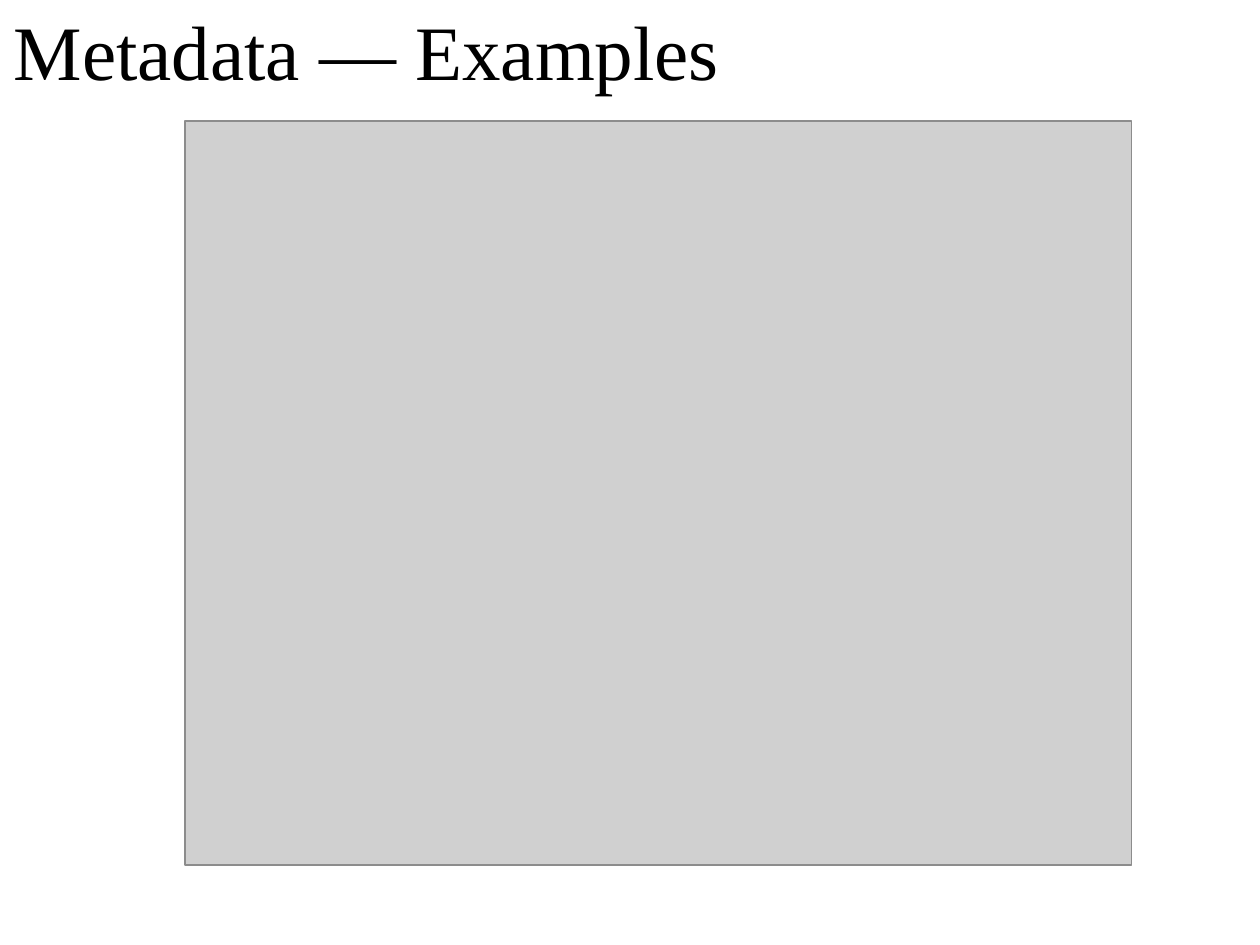
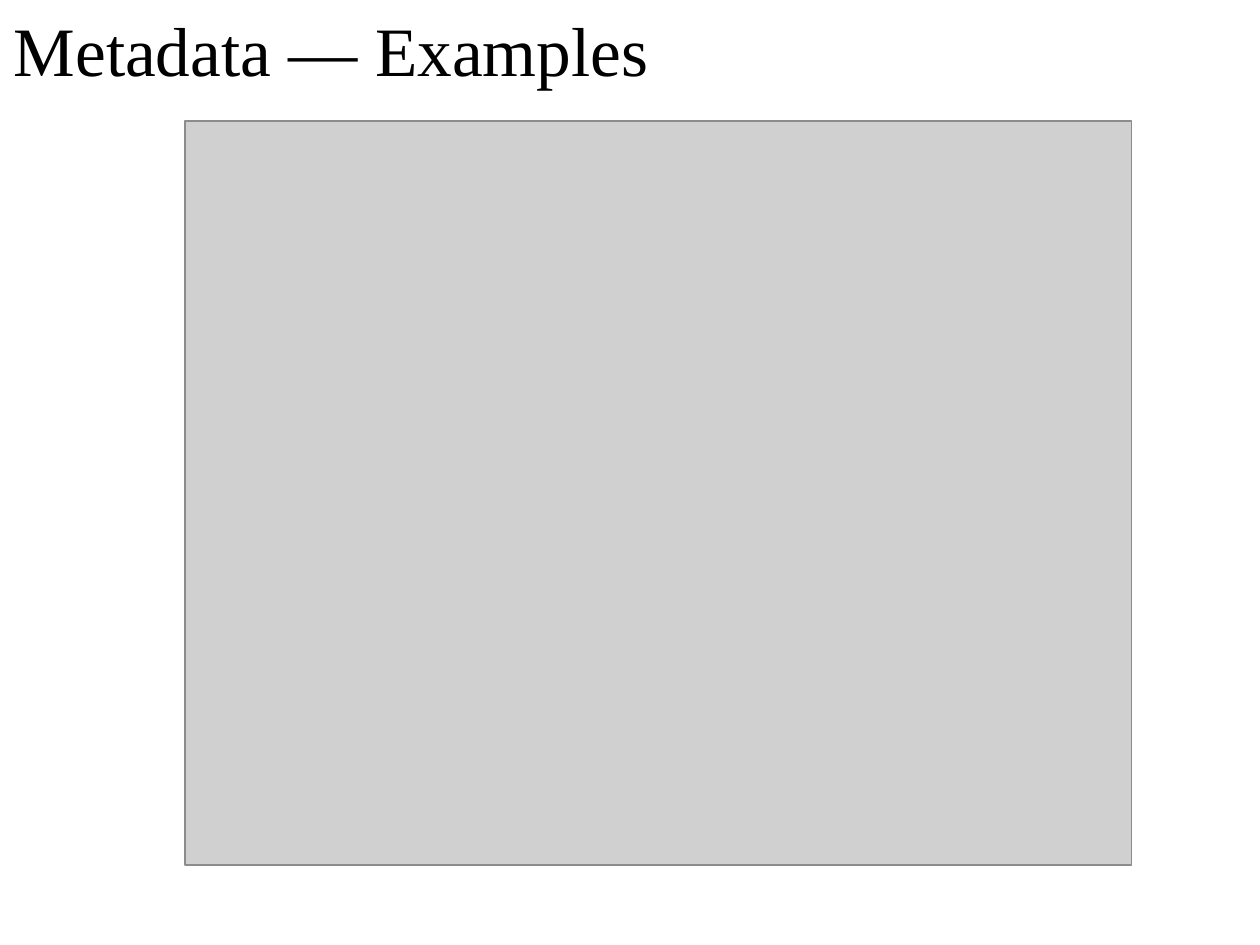
Before and after one commit to oscourse/oscourse.github.io, a slide deck: slide 3 of slides/file_systems.pptx. Drawn at 1260x945 pixels with LibreOffice and Linux fonts; fonts in the diff are those of the drawing; grey boxes stand for pictures. Boxes give left, top, right and bottom in pixels: in the first picture for what was removed or moved away, otherwise in the second. Text is boxed around its words. In the diff, an @@ line names an element or a change of style, - is before the commit and + after.

```diff
--- a/slides/file_systems.pptx
+++ b/slides/file_systems.pptx
@@ title "Metadata — Examples" at [14, 28, 648, 90]: size 44 to 39.6 pt @@
```
Also in this commit, not shown: 5 other slides changed, 1 slide added, 3 other files.
